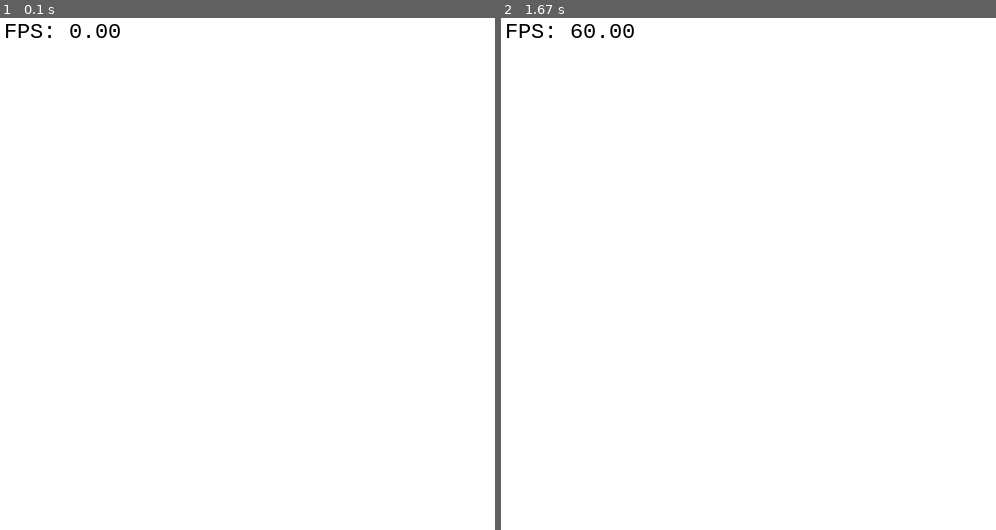
Above: before the commit, frames 1-2 (left to right).
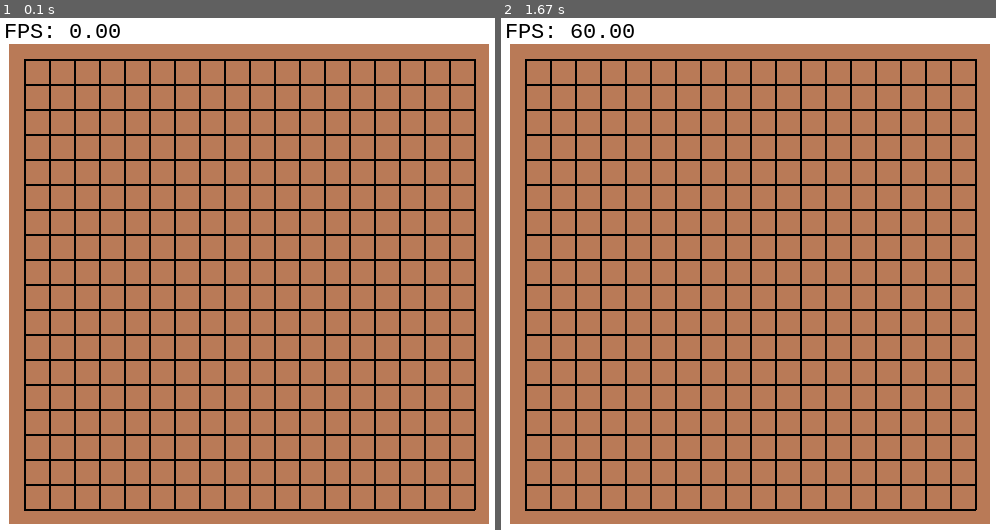
Above: after the commit, the same moments.

Repository: gwahak/Pygame
Game: pygame game, started from Lession04/Gomoku/Gomoku.py
The game is run twice, just before and just after one commit, with the same random seed, the same clock (stepped at 60 frames per second) and the same inputs.
Inputs:
- Up to frame 1 (0.1 s): no input
- Up to frame 2 (1.67 s): no input

The runs differ from the first frame. In frame 1, 91% of the frame differs, in the area x 1-99%, y 5-99%; in frame 2, 91%.

Commit message:
繪製棋盤

Diff:
--- /dev/null
+++ b/Lession04/Gomoku/Chessboard.py
@@ -0,0 +1,26 @@
+import pygame
+
+
+class Chessboard:
+
+    def __init__(self):
+        pass
+
+    def update(self):
+        pass
+
+    def draw(self, screen):
+        startX, startY = 30, 50
+        grid_size = 25
+
+        pygame.draw.rect(screen, (185, 122, 87),
+                         [startX - 15, startY - 15,
+                          (19 - 1) * grid_size + 30, (19 - 1) * grid_size + 30], 0)
+
+        for r in range(19):
+            y = startY + r * grid_size
+            pygame.draw.line(screen, (0, 0, 0), [startX, y], [startX + grid_size * (19 - 1), y], 2)
+
+        for c in range(19):
+            x = startX + c * grid_size
+            pygame.draw.line(screen, (0, 0, 0), [x, startY], [x, startY + grid_size * (19 - 1)], 2)
--- a/Lession04/Gomoku/Gomoku.py
+++ b/Lession04/Gomoku/Gomoku.py
@@ -1,4 +1,6 @@
 import pygame
+
+from Lession04.Gomoku.Chessboard import Chessboard
 
 
 class Gomoku():
@@ -11,6 +13,8 @@
         self.clock = pygame.time.Clock()
         self.font = pygame.font.Font(r"C:\Windows\Fonts\consola.ttf", 24)
         self.going = True
+
+        self.chessboard = Chessboard()
 
     def loop(self):
         while self.going:
@@ -28,6 +32,9 @@
     def draw(self):
         self.screen.fill((255, 255, 255))
         self.screen.blit(self.font.render("FPS: {0:.2F}".format(self.clock.get_fps()), True, (0, 0, 0)), (10, 10))
+
+        self.chessboard.draw(self.screen)
+
         pygame.display.update()
 
 
